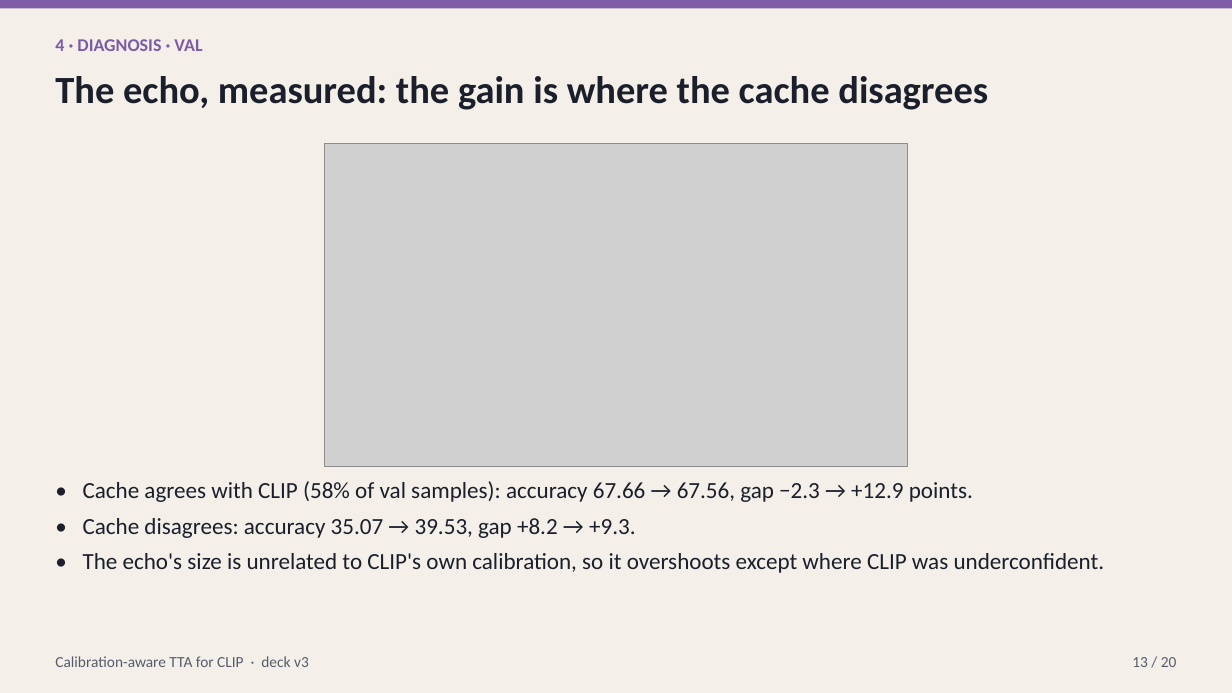
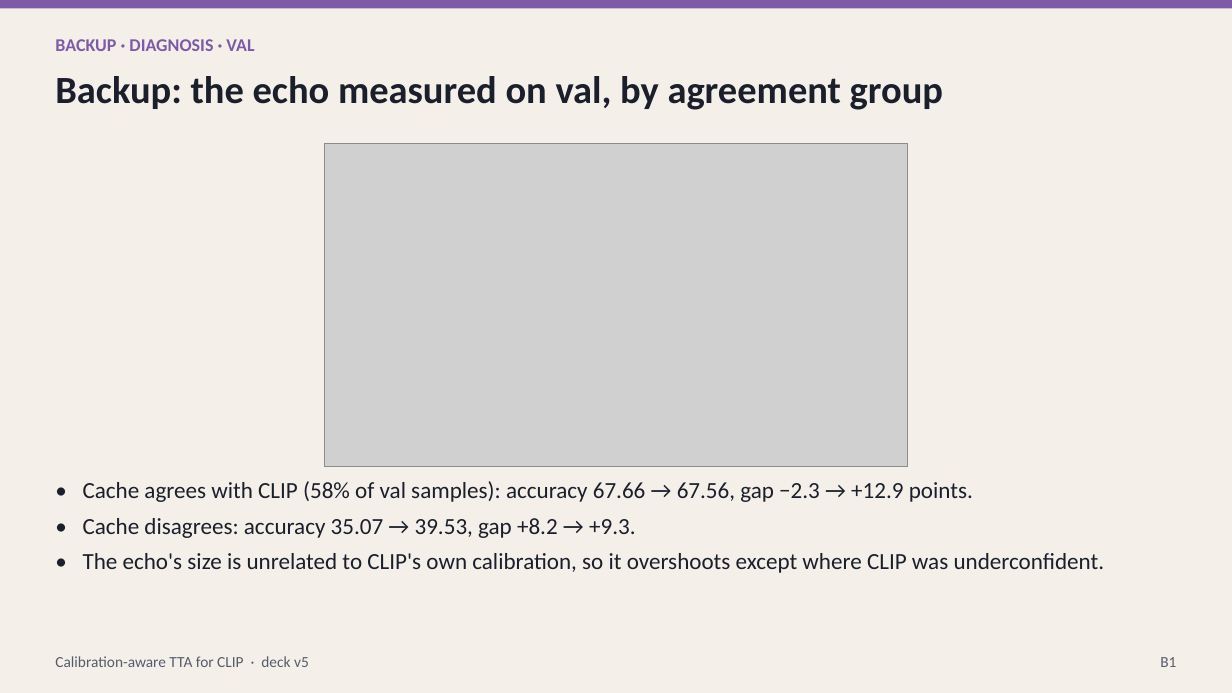
Before and after one commit to macwave12/deep_project_calibration_aware_tta, a slide deck: slide 21 of presentation/calibration_aware_tta.pptx (slide 13 before the commit). Drawn at 1232x693 pixels with LibreOffice and Linux fonts; fonts in the diff are those of the drawing; grey boxes stand for pictures. Boxes give left, top, right and bottom in pixels: in the first picture for what was removed or moved away, otherwise in the second. Text is boxed around its words. In the diff, an @@ line names an element or a change of style, - is before the commit and + after.

```diff
--- a/presentation/calibration_aware_tta.pptx
+++ b/presentation/calibration_aware_tta.pptx
@@ text at [55,39,254,51]: text changed @@
-4 · DIAGNOSIS · VAL
+BACKUP · DIAGNOSIS · VAL
@@ text at [55,76,943,110]: text changed @@
-The echo, measured: the gain is where the cache disagrees
+Backup: the echo measured on val, by agreement group
@@ text at [55,656,309,667]: text changed @@
-Calibration-aware TTA for CLIP · deck v3
+Calibration-aware TTA for CLIP · deck v5
@@ text at [1160,657,1176,667]: text changed @@
-13 / 20
+B1
```
Also in this commit, not shown: 22 other slides changed, 5 slides added, 1 slide removed, 34 other files.
